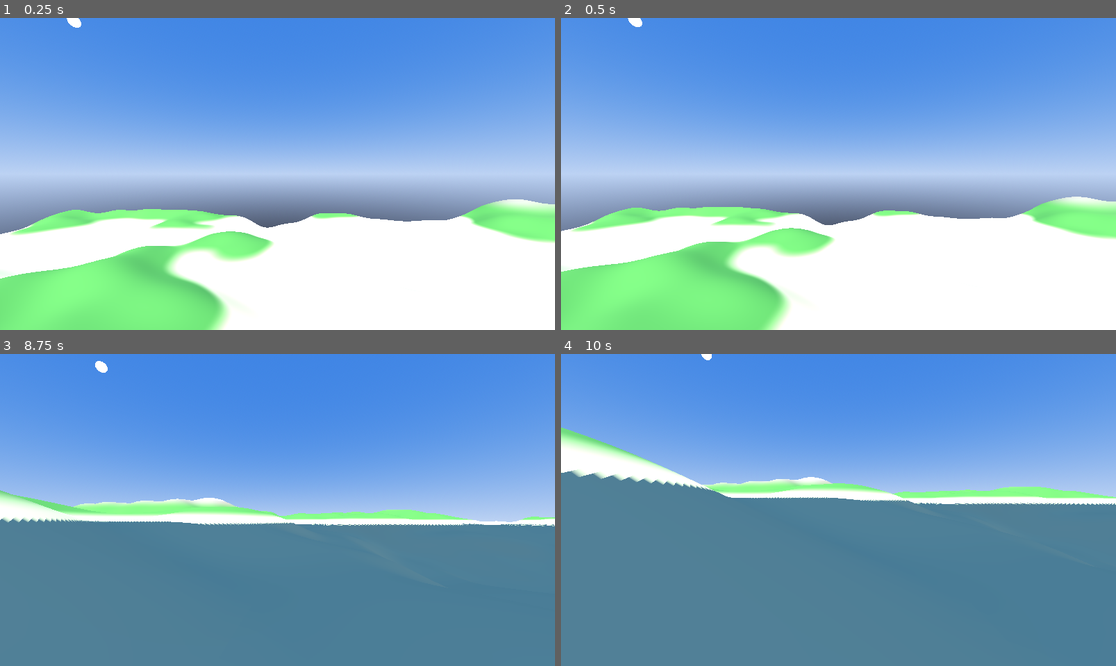
Above: before the commit, frames 1-4 (two rows, left to right).
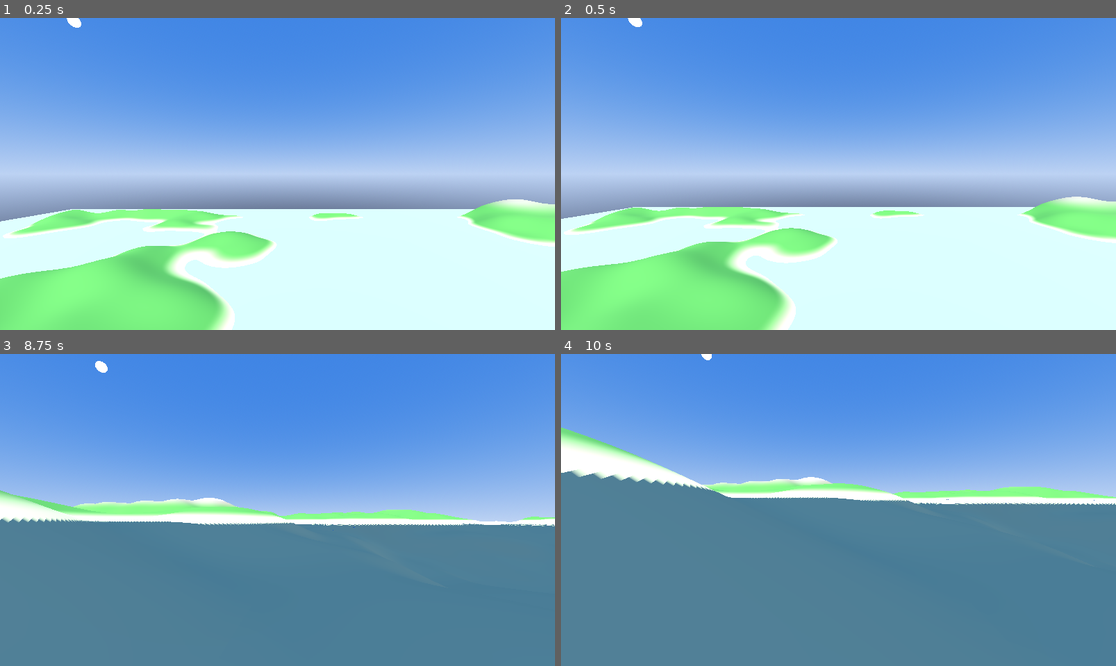
Above: after the commit, the same moments.

Repository: nialljmiller/WonkyLands
Game: Godot game, scene res://terrain_generator.tscn
Same seed, same stepped clock (60 frames per second), same inputs: the game is played once before the commit and once after it.
Inputs (mouse positions are in pixels of both pictures, inside the frame that each line leads up to):
- Up to frame 1 (0.25 s): no input
- Up to frame 2 (0.5 s): no input
- Up to frame 3 (8.75 s): tap Enter (ui_accept) at 0.5, 0.77, 1.52, 3.02, 3.77, 4.52, 6.02, 6.77, 7.52 s; move the mouse to (305, 510) at 0.52 s; hold Up (ui_up) 0.53-5.78 s; move the mouse to (249, 510) at 1.27 s; move the mouse to (288, 503) at 2.02 s; move the mouse to (271, 516) at 2.77 s; move the mouse to (316, 513) at 3.52 s; move the mouse to (233, 506) at 4.27 s; move the mouse to (283, 510) at 5.02 s; move the mouse to (255, 503) at 5.77 s; hold Right (ui_right) 5.78-6.53 s; move the mouse to (305, 510) at 6.52 s; hold Up (ui_up) from 6.53 s (still down); move the mouse to (249, 510) at 7.27 s; move the mouse to (288, 503) at 8.02 s
- Up to frame 4 (10 s): move the mouse to (832, 516) at 8.77 s; release Up (ui_up) at 8.78 s; hold Left (ui_left) 8.78-9.53 s; tap Enter (ui_accept) at 9.02, 9.77 s; move the mouse to (877, 513) at 9.52 s; hold Up (ui_up) from 9.53 s (still down)

The runs differ from the first frame. In frame 1, 25% of the frame differs, in the area x 0-100%, y 61-100%; in frame 2, 25%, in the area x 0-100%, y 60-100%; in frame 3, less than 0.1%; in frame 4, less than 0.1%.

Commit message:
auto update

Diff:
--- /dev/null
+++ b/Fish1.tscn
@@ -0,0 +1,9 @@
+[gd_scene load_steps=2 format=3 uid="uid://PLACEHOLDER_UID"]
+
+[ext_resource type="Script" path="res://Fish.gd" id="1_fish"]
+
+[node name="Fish1" type="CharacterBody3D"]
+script = ExtResource("1_fish")
+fish_color = Color(0.3, 0.6, 0.9, 1.0)
+fish_size = Vector3(0.4, 0.15, 0.08)
+swim_speed = 1.2
--- a/TerrainGenerator.gd
+++ b/TerrainGenerator.gd
@@ -80,10 +80,11 @@
 			if enable_water and water_system:
 				water_system.update_water_chunks(player_pos, view_distance, chunk_size)
 
-# Initialize water system
 func initialize_water_system():
 	# Create water system node
 	water_system = load("res://WaterSystem.gd").new()
+	# Try using a direct instance instead of loading
+	# water_system = preload("res://WaterSystem.gd").new()
 	water_system.name = "WaterSystem"
 	water_system.water_level = water_level
 	water_system.water_chunk_size = chunk_size
@@ -91,8 +92,12 @@
 	# Add to scene
 	add_child(water_system)
 
-	# Create some initial rivers (demo purposes, can be generated procedurally)
-	create_demo_water_features()
+	# Initialize water chunks immediately
+	var player_pos = Vector3.ZERO
+	if has_node("Player"):
+		player_pos = $Player.global_position
+	water_system.update_water_chunks(player_pos, view_distance, chunk_size)
+
 
 # Creates some demo water features
 func create_demo_water_features():
--- a/WaterSystem.gd
+++ b/WaterSystem.gd
@@ -24,14 +24,19 @@
 var fish_scenes = []
 var active_fish = []
 
+
 func _ready():
-	# Load fish scenes for spawning
-	# You'll need to create these scenes separately
-	# fish_scenes.append(load("res://Fish1.tscn"))
-	# fish_scenes.append(load("res://Fish2.tscn"))
+	# Ensure fish scenes load correctly
+	print("Loading fish scenes...")
+	var fish1 = load("res://Fish1.tscn")
+	if fish1:
+		fish_scenes.append(fish1)
+		print("Fish1 loaded successfully")
+	else:
+		print("Failed to load Fish1.tscn")
 
 	# Setup water shader
-	pass
+	print("Water system initialized")
 
 func _process(delta):
 	# Update water waves using time and shader parameters
